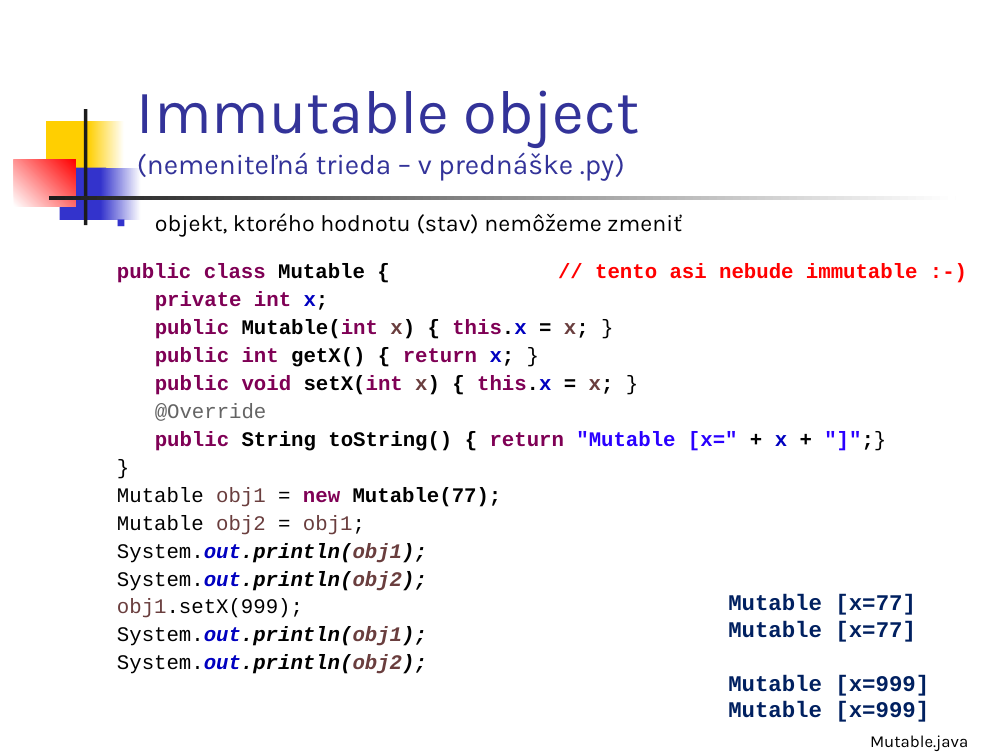
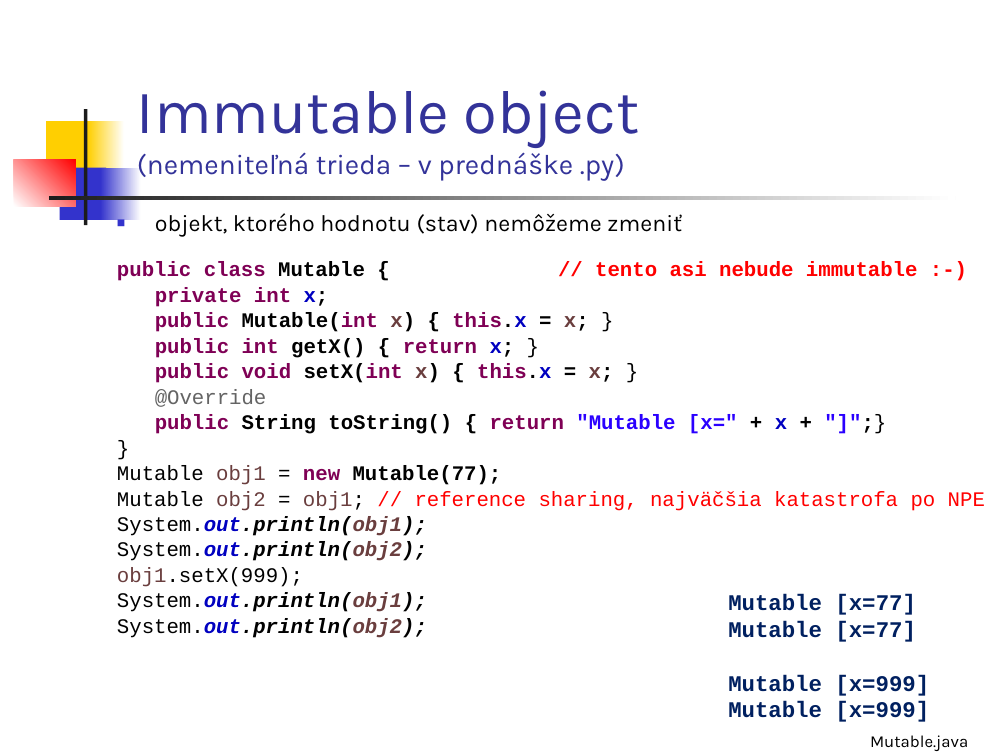
Before and after one commit to Programovanie4/Prednasky, a slide deck: slide 19 of 04/04_java.ppt (slide 17 before the commit). Drawn at 1008x756 pixels with LibreOffice and Linux fonts; fonts in the diff are those of the drawing. Boxes give left, top, right and bottom in pixels: in the first picture for what was removed or moved away, otherwise in the second. Text is boxed around its words. In the diff, an @@ line names an element or a change of style, - is before the commit and + after.

```diff
--- a/04/04_java.ppt
+++ b/04/04_java.ppt
@@ text at box(117, 261, 918, 638): line spacing 0.9 to 0.8 @@
@@ text at box(117, 491, 985, 511): text changed; text colour #000000 to #FF0000 @@
-Mutable obj2 = obj1;
+Mutable obj2 = obj1; // reference sharing, najväčšia katastrofa po NPE
```
Also in this commit, not shown: 13 other slides changed, 3 slides added, 2 other files.
